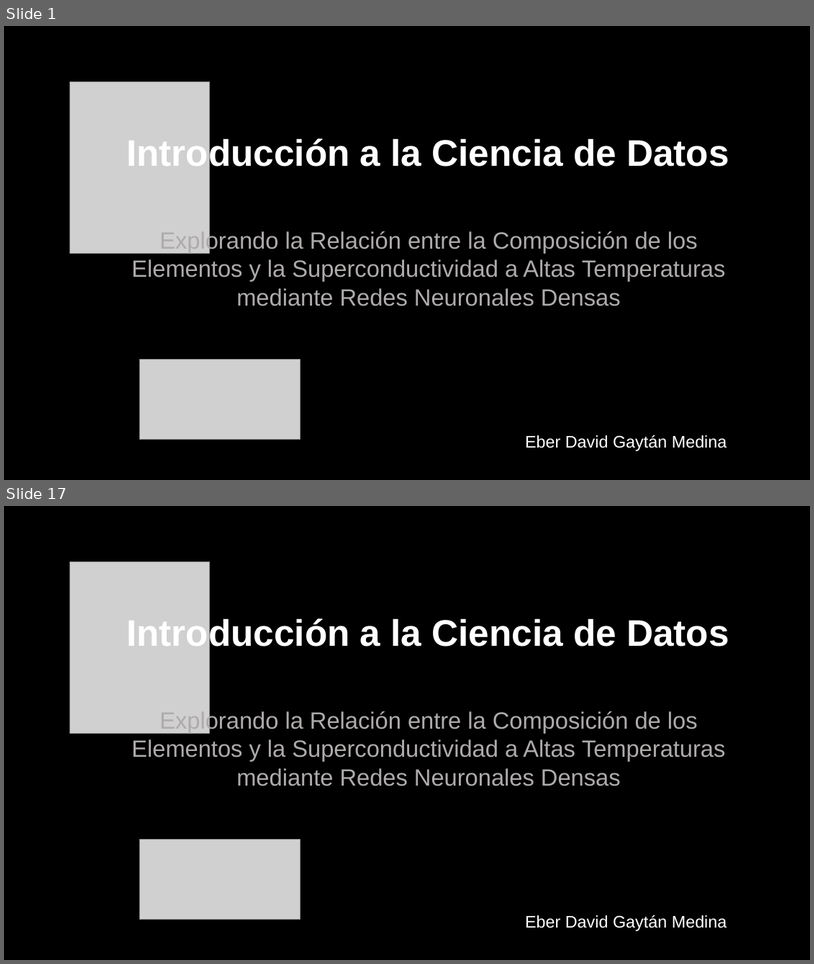
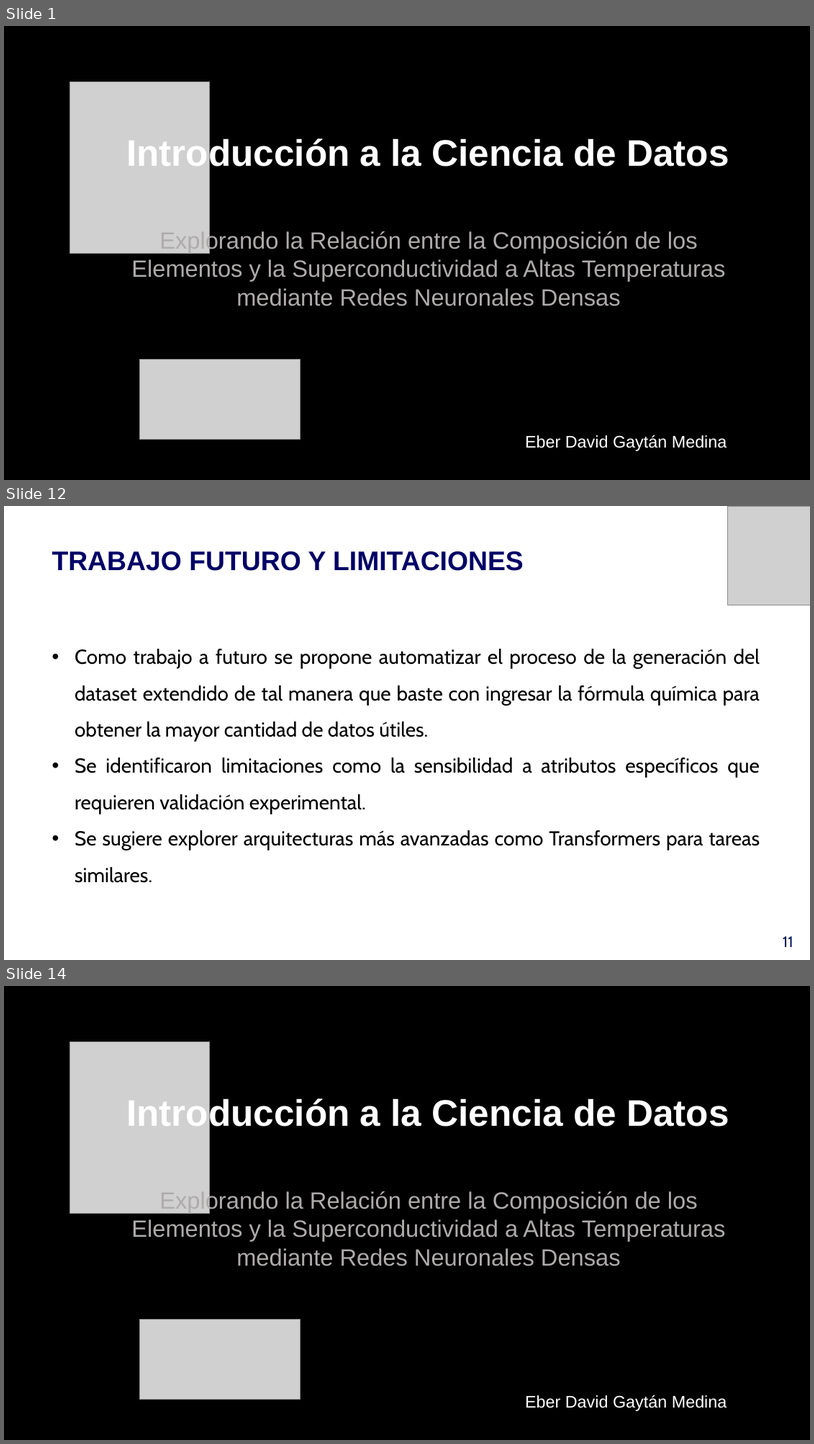
Before and after one commit to DavidGaeta/icd2024, a slide deck: Proyect/Presentación/SUPERCONDUCTORES.pptx. Shown one above the other, each under a label of ours: slides 1 and 17 before the commit, slides 1, 12 and 14 after it; the slides between them are not shown. The pictures are 814x964 and 814x1444 pixels, drawn with LibreOffice and Linux fonts; fonts in the diff are those of the drawing; grey boxes stand for pictures; background and template pictures are left out. Boxes give left, top, right and bottom in pixels: in the first picture for what was removed or moved away, otherwise in the second. Text is boxed around its words. In the diff, an @@ line names an element or a change of style, - is before the commit and + after.

```diff
--- a/Proyect/Presentación/SUPERCONDUCTORES.pptx
+++ b/Proyect/Presentación/SUPERCONDUCTORES.pptx
@@ slide 12 added at box(4, 506, 810, 960), background picture (left out) @@
@@ picture added at box(728, 506, 810, 605) @@
@@ title added at box(52, 551, 524, 571), 32 pt, text #000066, bold @@
+TRABAJO FUTURO Y LIMITACIONES
@@ text added at box(75, 649, 760, 883), 24 pt, text #000000 @@
+• Como trabajo a futuro se propone automatizar el proceso de la generación del dataset extendido de tal manera que baste con ingresar la fórmula química para obtener la mayor cantidad de datos útiles.
+• Se identificaron limitaciones como la sensibilidad a atributos específicos que requieren validación experimental.
+• Se sugiere explorer arquitecturas más avanzadas como Transformers para tareas similares.
@@ text added at box(783, 936, 794, 947), 18 pt, text #041A59 @@
+11
@@ what was slide 17 is now slide 14 @@
```
Also in this commit, not shown: 8 slides changed, 3 other slides added, 7 slides removed.
